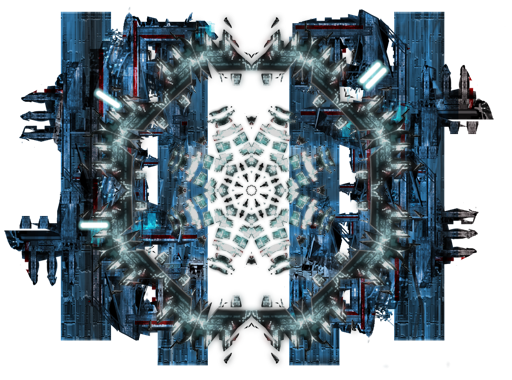
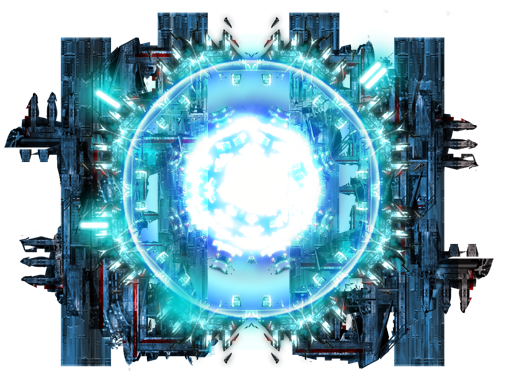
Revision of a layered 512 x 380 image; what changed, layer by layer:
showed "StickGlowTL" over [64, 52, 149, 137]
showed "StickGlowsTR" over [330, 28, 421, 119]
showed "StickGlowL" over [58, 183, 142, 268]
showed "GlowBL" over [136, 263, 221, 348]
showed "Bitmap" (1st of 4, in "Layer 1") over [149, 79, 358, 289]
showed "Bitmap" (2nd of 4, in "Layer 1") over [92, 33, 411, 352]
showed "Bitmap copy" over [73, 12, 430, 369]
hid "Bitmap" (3rd of 4, in "Layer 1") over [73, 12, 430, 369]
painted on "Bitmap" (4th of 4, in "Layer 1") over [4, 6, 494, 372]
